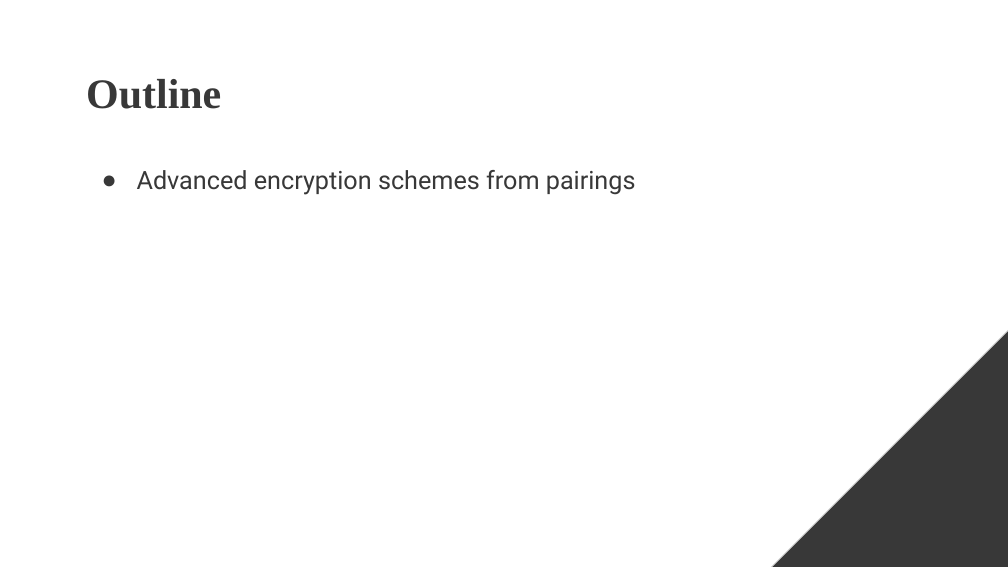
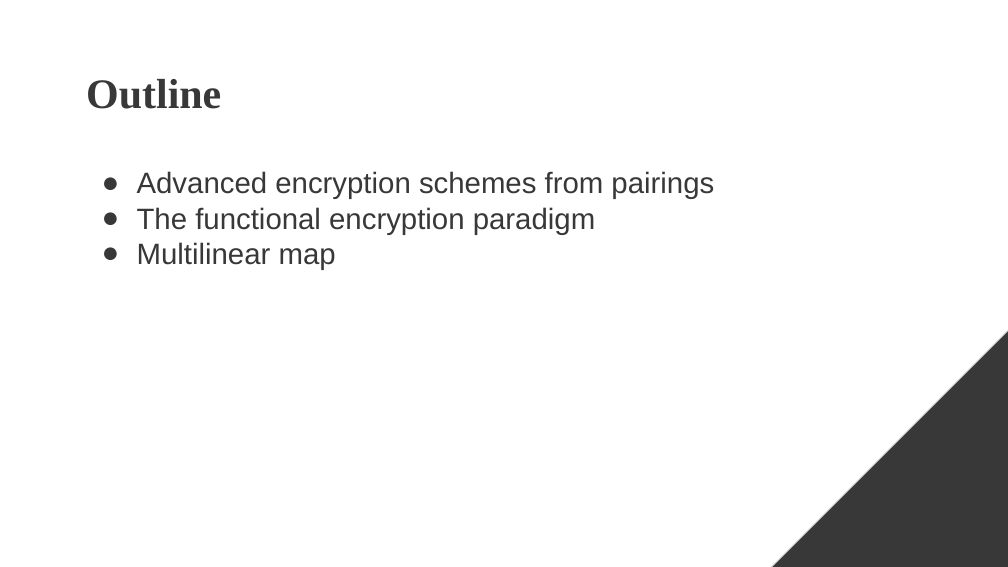
Before and after one commit to baiyanchen8/aliada, a slide deck: slide 2 of 碩士/課本書報/chap15.6-15.9 [自動儲存].pptx. Drawn at 1008x567 pixels with LibreOffice and Linux fonts; fonts in the diff are those of the drawing. Boxes give left, top, right and bottom in pixels: in the first picture for what was removed or moved away, otherwise in the second. Text is boxed around its words. In the diff, an @@ line names an element or a change of style, - is before the commit and + after.

```diff
--- a/碩士/課本書報/chap15.6-15.9 [自動儲存].pptx
+++ b/碩士/課本書報/chap15.6-15.9 [自動儲存].pptx
@@ text at [137, 171, 714, 199]: size 24 to 28 pt, font Roboto to Arial in "Advanced encryption schemes from pairings" @@
@@ text at [137, 207, 595, 270]: paragraphs added @@
+● The functional encryption paradigm
+● Multilinear map
```
Also in this commit, not shown: 3 other slides changed, 13 slides added.
